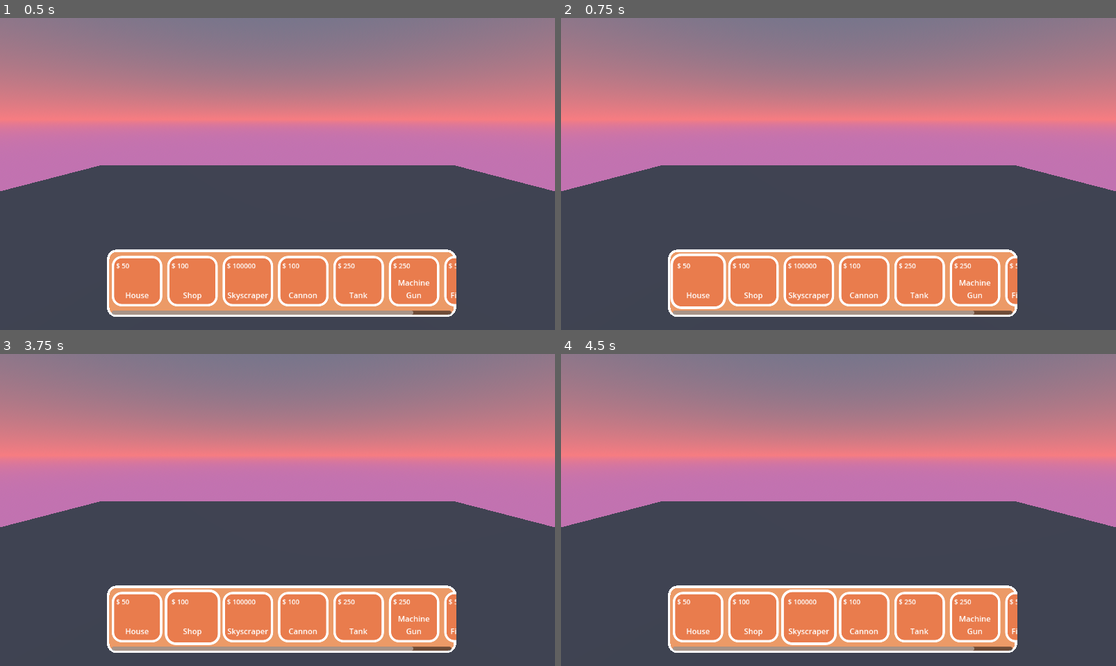
Above: before the commit, frames 1-4 (two rows, left to right).
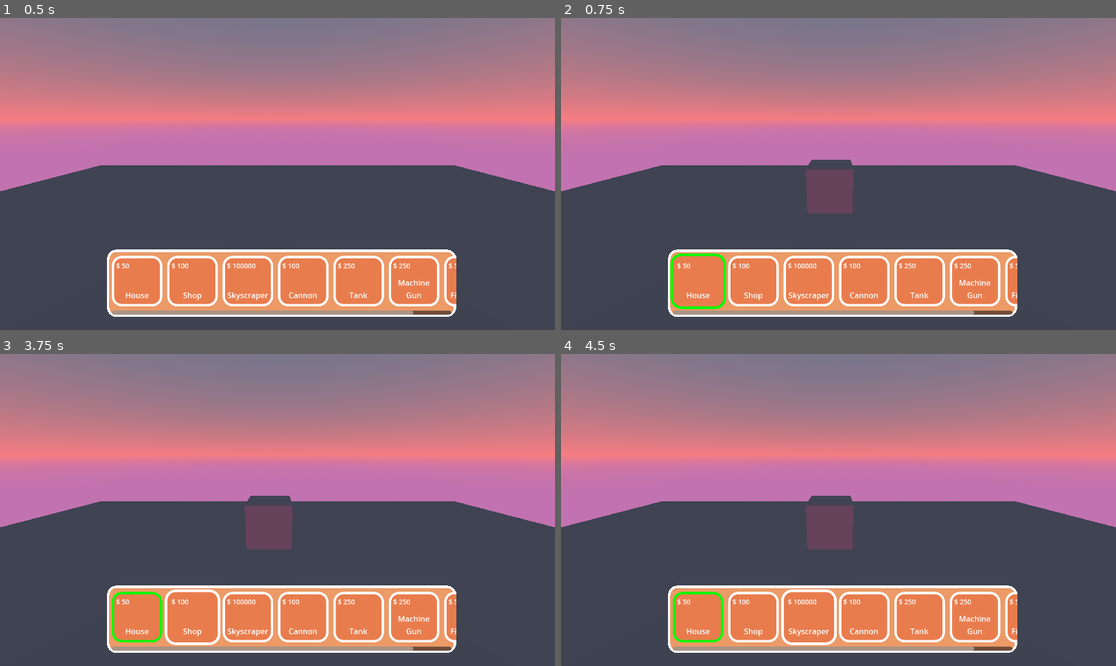
Above: after the commit, the same moments.

Repository: star6fish/Digital_Tech_CookieCity
Game: Godot game, scene res://Scenes/main_scene.tscn
Two runs of this game, one before a commit and one after it. Both use one fixed random seed, a clock stepped at 60 frames per second and the inputs below. The project has no main scene, so this scene is started directly.
Inputs (mouse positions are in pixels of both pictures, inside the frame that each line leads up to):
- Up to frame 1 (0.5 s): no input
- Up to frame 2 (0.75 s): click (699, 280) at 0.52 s
- Up to frame 3 (3.75 s): click (138, 616) at 1.27 s; click (138, 616) at 2.02 s; tap Enter at 2.75 s; tap Space at 3.5 s; move the mouse to (194, 616) at 3.52 s
- Up to frame 4 (4.5 s): tap Enter at 4.25 s; move the mouse to (810, 616) at 4.27 s

Frame 1 is identical in both runs. In frame 2, 1.7% of the frame differs, in the area x 19-53%, y 45-94%; in frame 3, 1.6%; in frame 4, 1.6%.
Error before the commit: Attempt to call function 'instantiate' in base 'null instance' on a null instance. (res://Scripts/main_scene.gd:38)

Commit message:
15/07/2025

Diff:
--- a/Scripts/global.gd
+++ b/Scripts/global.gd
@@ -3,11 +3,11 @@
 var cookie_dough : int = 0
 
 var buildings : Dictionary = {
-	"House" = {"scene" = "res://Scenes/house.tscn", "price" = 50},
-	"Shop" = {"scene" = "res://Scenes/shop.tscn", "price" = 100},
-	"Skyscraper" = {"scene" = get_node("res://Scenes/skyscraper.tscn"), "price" = 100000},
-	"Cannon" = {"scene" = get_node("res://Scenes/cannon.tscn"), "price" = 100},
-	"Tank" = {"scene" = get_node("res://Scenes/tank.tscn"), "price" = 250},
-	"Machine Gun" = {"scene" = get_node("res://Scenes/machine_gun.tscn"), "price" = 250},
-	"Fighter Jet" = {"scene" = get_node("res://Scenes/fighter_jet.tscn"), "price" = 5000}
+	"House" = {"scene" = load("res://Scenes/house.tscn"), "price" = 50},
+	"Shop" = {"scene" = load("res://Scenes/shop.tscn"), "price" = 100},
+	"Skyscraper" = {"scene" = load("res://Scenes/skyscraper.tscn"), "price" = 100000},
+	"Cannon" = {"scene" = load("res://Scenes/cannon.tscn"), "price" = 100},
+	"Tank" = {"scene" = load("res://Scenes/tank.tscn"), "price" = 250},
+	"Machine Gun" = {"scene" = load("res://Scenes/machine_gun.tscn"), "price" = 250},
+	"Fighter Jet" = {"scene" = load("res://Scenes/fighter_jet.tscn"), "price" = 5000}
 }
--- a/Scripts/main_scene.gd
+++ b/Scripts/main_scene.gd
@@ -35,9 +35,12 @@
 
 # Selects the building that the player has pressed
 func _select_building(building_name):
-	current_building = get_node(global.buildings[building_name].scene).instantiate()
+
+	current_building = global.buildings[building_name].scene.instantiate()
 
 	add_child(current_building)
+
+	current_building.position = Vector3(-0.188, 0, -3.622)
 
 	for i : Control in get_node("Control/ScrollContainer/HBoxContainer").get_children():
 		if i.get_meta("building") == building_name:
@@ -52,4 +55,18 @@
 
 # Called every frame. 'delta' is the elapsed time since the previous frame.
 func _process(delta: float) -> void:
-	pass
+
+	if current_building != null:
+		var mouse_position = get_viewport().get_mouse_position()
+
+		var space_state = get_world_3d().direct_space_state
+
+		var origin = $Camera3D.project_ray_origin(mouse_position)
+		var direction = $Camera3D.project_ray_normal(mouse_position)
+
+		var query = PhysicsRayQueryParameters3D.create(origin, origin + direction * 20000)
+		query.collide_with_areas = true
+		var mouse_position3D = space_state.intersect_ray(query)
+		print(mouse_position3D)
+
+		#current_building.position = mouse_position3D
